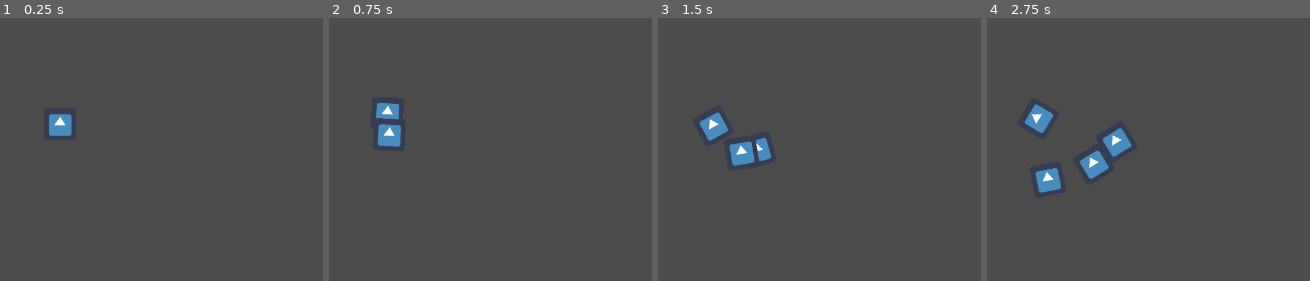
Above: before the commit, frames 1-4 (left to right).
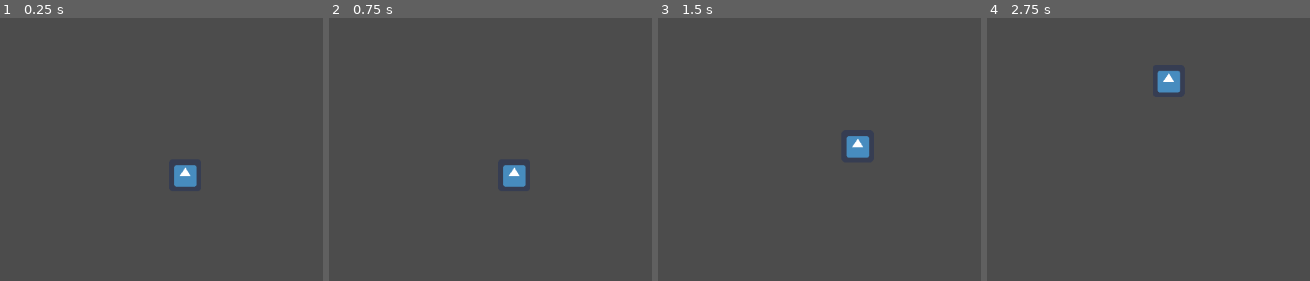
Above: after the commit, the same moments.

Repository: JadeMaveric/GMTK20
Game: Godot game, scene res://main.tscn
Same seed, same stepped clock (60 frames per second), same inputs: the game is played once before the commit and once after it. The engine's default icon, where the game draws it, is replaced by a stand-in: a white triangle on a blue panel in a dark square.
Inputs (mouse positions are in pixels of both pictures, inside the frame that each line leads up to):
- Up to frame 1 (0.25 s): no input
- Up to frame 2 (0.75 s): tap Enter (ui_accept) at 0.5 s; move the mouse to (390, 123) at 0.52 s; hold Right (ui_right) from 0.53 s (still down); hold Enter (ui_accept) from 0.53 s (still down); click (390, 123) at 0.67 s
- Up to frame 3 (1.5 s): move the mouse to (748, 144) at 1.27 s; release Right (ui_right) at 1.28 s; release Enter (ui_accept) at 1.28 s; hold Down (ui_down) from 1.28 s (still down); tap Enter (ui_accept) at 1.35 s; click (748, 144) at 1.42 s
- Up to frame 4 (2.75 s): tap Enter (ui_accept) at 1.52, 1.82 s; move the mouse to (1064, 160) at 2.02 s; release Down (ui_down) at 2.03 s; hold Right (ui_right) from 2.03 s (still down); hold Enter (ui_accept) from 2.03 s (still down); click (1064, 160) at 2.17 s

The runs differ from the first frame. In frame 1, 1.2% of the frame differs, in the area x 15-61%, y 36-65%; in frame 2, 1.6%; in frame 3, 2.1%; in frame 4, 3.0%, in the area x 11-60%, y 20-67%.

Commit message:
Stop thoughts from going out of bounds

Diff:
--- a/main.tscn
+++ b/main.tscn
@@ -9,5 +9,5 @@
 script = ExtResource( 2 )
 
 [node name="Thought" parent="ThoughtController" instance=ExtResource( 1 )]
-position = Vector2( 353.496, 206.885 )
+position = Vector2( 553.811, 288.303 )
 applied_force = Vector2( 0, 0 )
--- a/thoughts/Thought.tscn
+++ b/thoughts/Thought.tscn
@@ -24,4 +24,5 @@
 [node name="Timer" type="Timer" parent="."]
 autostart = true
 [connection signal="mouse_entered" from="." to="." method="_change_velocity"]
+[connection signal="visibility_changed" from="." to="." method="_move_to_center"]
 [connection signal="timeout" from="Timer" to="." method="_change_velocity"]
--- a/thoughts/actions.gd
+++ b/thoughts/actions.gd
@@ -9,16 +9,18 @@
 var ThoughtNode = load("res://thoughts/Thought.tscn")
 
 func rand_vector():
-	return [Vector2.DOWN, Vector2.UP, Vector2.LEFT, Vector2.RIGHT][floor(rand_range(0, 4))]
+	return Vector2(rand_range(-1, 1), rand_range(-1, 1)).normalized()
 
 
 # Called when the node enters the scene tree for the first time.
 func _ready():
 	pass
 
+
 # Called every frame. 'delta' is the elapsed time since the previous frame.
 func _process(delta):
 	pass
+
 
 func _input_event(viewport, event, shape_idx):
 	if event.is_action_pressed("gp_kill"):
@@ -28,24 +30,17 @@
 		# Slide left, generate child on right
 		var clone = ThoughtNode.instance()
 		var clone_dir = rand_vector()
-		clone.set_linear_velocity((clone_dir-position).normalized() * 110)
+		clone.set_linear_velocity((clone_dir-position).normalized() * speed)
 		clone.position = position + clone_dir
 		position = position - clone_dir
 		get_parent().add_child(clone)
 
-func _unhandled_input(event):
-	if event.is_action_pressed("ui_down"):
-		set_linear_velocity(Vector2.DOWN * 110)
-	elif event.is_action_pressed("ui_right"):
-		set_linear_velocity(Vector2.RIGHT * 110)
-	elif event.is_action_pressed("ui_up"):
-		set_linear_velocity(Vector2.UP * 110)
-	elif event.is_action_pressed("ui_left"):
-		set_linear_velocity(Vector2.LEFT * 110)
-	if event.is_action_pressed("ui_accept"):
-		set_linear_velocity(Vector2.ZERO)
-
 
 func _change_velocity():
-	set_linear_velocity(rand_vector() * 110)
-	print("Time to bounce")
+	var screen = get_viewport_rect()
+	if screen.has_point(position):
+		set_linear_velocity(rand_vector() * speed)
+	else:
+		var center : Vector2 = screen.position + screen.size/2
+		var movement_dir := position.direction_to(center)
+		set_linear_velocity(movement_dir * speed)
